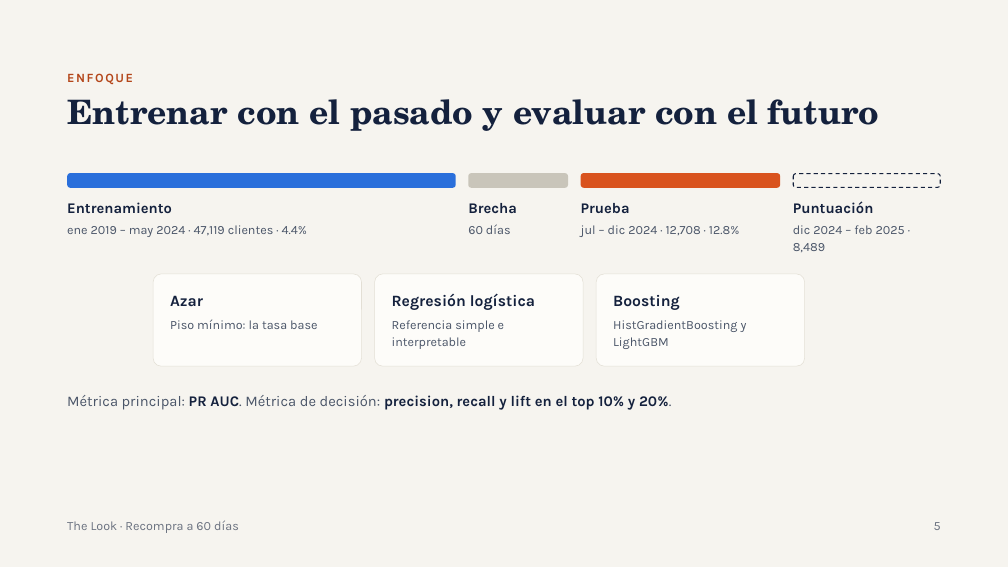
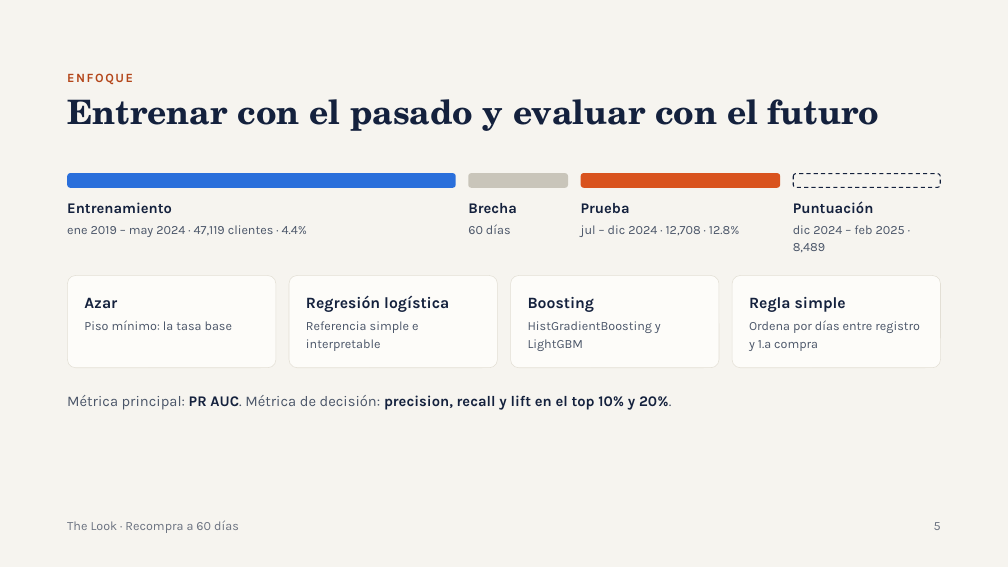
Before and after one commit to WilliamsCG57/BusinessCaseMLE, a slide deck: slide 5 of docs/The Look · Recompra a 60 días.pptx. Drawn at 1008x567 pixels with LibreOffice and Linux fonts; fonts in the diff are those of the drawing. Boxes give left, top, right and bottom in pixels: in the first picture for what was removed or moved away, otherwise in the second. Text is boxed around its words. In the diff, an @@ line names an element or a change of style, - is before the commit and + after.

```diff
--- a/docs/The Look · Recompra a 60 días.pptx
+++ b/docs/The Look · Recompra a 60 días.pptx
@@ 6 texts, 3 rounded rectangles moved together from (x1=154, y1=274, x2=805, y2=366) to (x1=67, y1=275, x2=719, y2=368) @@
@@ rounded rectangle added at (x1=732, y1=275, x2=941, y2=368), fill #FDFCF9, outline #E3DFD5 0.5 pt @@
@@ text added at (x1=749, y1=297, x2=846, y2=312), 15 pt, text #14213D, bold @@
+Regla simple
@@ text added at (x1=749, y1=320, x2=920, y2=351), 12 pt, text #4A5568 @@
+Ordena por días entre registro y 1.ª compra
```
Also in this commit, not shown: 1 other slide changed.
